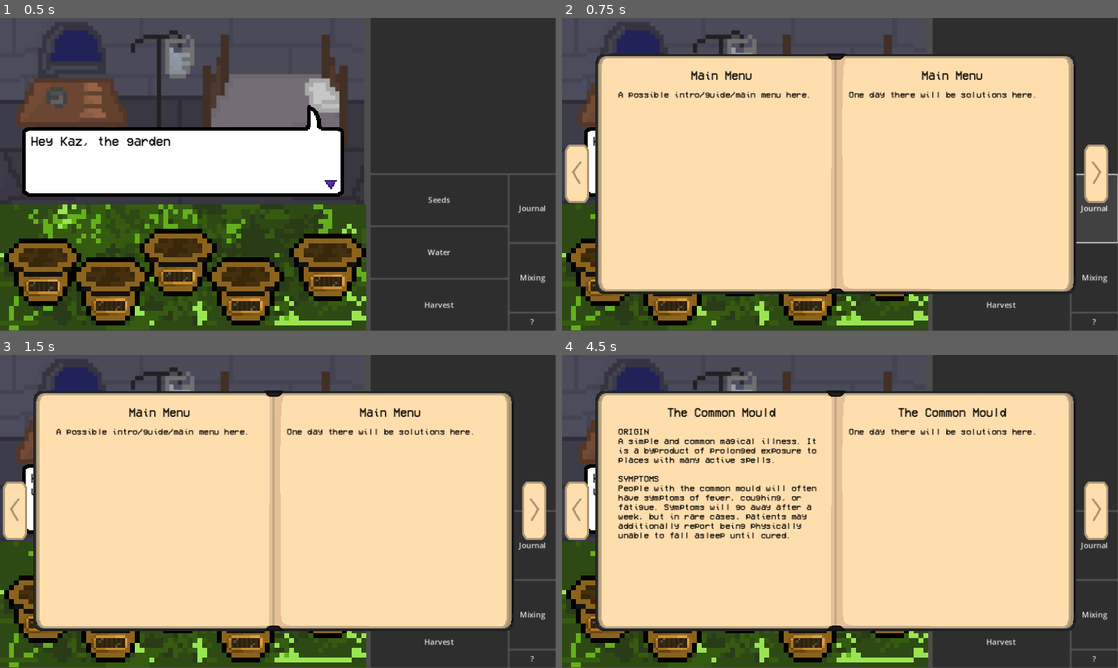
Above: before the commit, frames 1-4 (two rows, left to right).
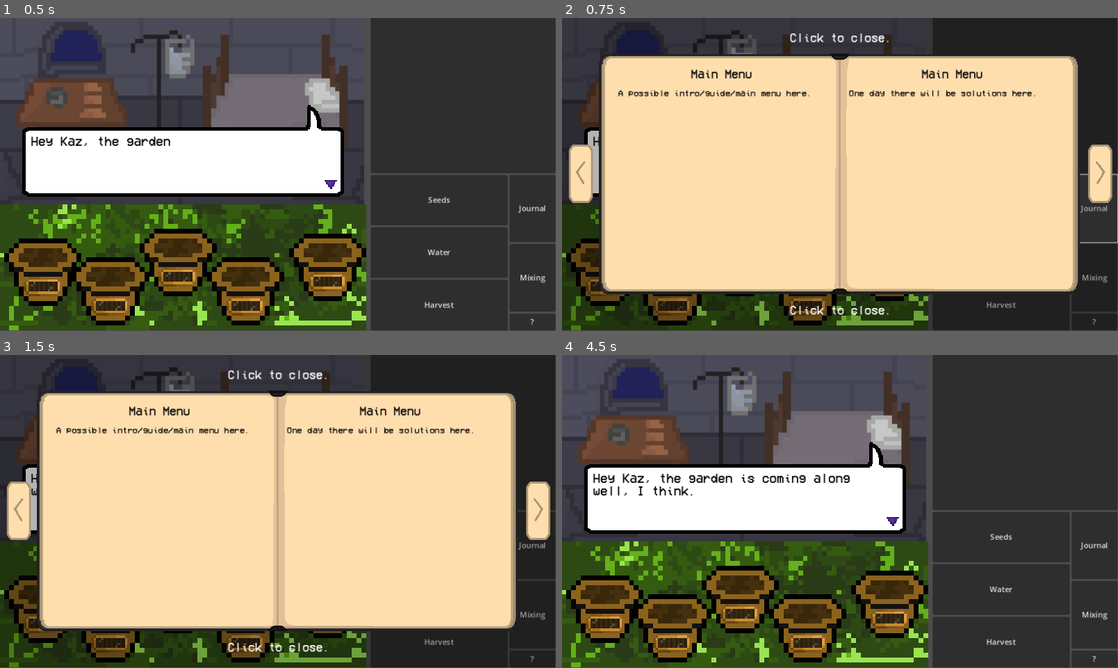
Above: after the commit, the same moments.

Repository: Chasmessian/Shadow-Alchemy
Game: Godot game, scene res://world.tscn
Two runs of this game, one before a commit and one after it. Both use one fixed random seed, a clock stepped at 60 frames per second and the inputs below.
Inputs:
- Up to frame 1 (0.5 s): no input
- Up to frame 2 (0.75 s): click "Journal" at 0.5 s
- Up to frame 3 (1.5 s): click "Left arrow" at 1.25 s
- Up to frame 4 (4.5 s): click "Right arrow" at 2 s; click "Seeds" at 2.75 s; click "Water" at 3.5 s; click "Harvest" at 4.25 s

Frame 1 is identical in both runs. In frame 2, 17% of the frame differs, in the area x 0-100%, y 0-100%; in frame 3, 16%; in frame 4, 67%, in the area x 0-99%, y 11-89%.

Commit message:
messed with Journal UI

Diff:
--- a/UI/JournalScene/Journal/journal.gd
+++ b/UI/JournalScene/Journal/journal.gd
@@ -2,11 +2,11 @@
 
 @onready var all_page_titles_left = PackedStringArray(['Main Menu', 'The Common Mould', "Ozyth's Luck", 'Curse of Echoe …(216 unchanged characters)…
 @onready var all_page_content_left = PackedStringArray([])
-@onready var current_title_left = $"JournalContainer/HBoxContainer/Left Page/Title"
-@onready var current_content_left = $"JournalContainer/HBoxContainer/Left Page/Label"
+@onready var current_title_left = $"JournalContainer/VBoxContainer/HBoxContainer/Left Page/Title"
+@onready var current_content_left = $"JournalContainer/VBoxContainer/HBoxContainer/Left Page/Label"
 @onready var all_page_content_right = PackedStringArray([])
-@onready var current_title_right = $"JournalContainer/HBoxContainer/Right Page/Title"
-@onready var current_content_right = $"JournalContainer/HBoxContainer/Right Page/Label"
+@onready var current_title_right = $"JournalContainer/VBoxContainer/HBoxContainer/Right Page/Title"
+@onready var current_content_right = $"JournalContainer/VBoxContainer/HBoxContainer/Right Page/Label"
 @onready var page_number = 0
 
 func _ready():
@@ -47,12 +47,16 @@
 			break
 
 func _on_left_arrow_pressed():
-	print("Journal: Left Arrow")
 	change_page(-1)
 
 func _on_right_arrow_pressed():
-	print("Journal: Right Arrow")
 	change_page(1)
+
+func _on_exit_journal_2_pressed():
+	World.instance.closeMenu()
+
+func _on_exit_journal_pressed():
+	World.instance.closeMenu()
 
 func change_page(amount): #Just for changing the page
 	page_number += amount
--- a/journal.tscn
+++ b/journal.tscn
@@ -1,13 +1,40 @@
-[gd_scene load_steps=6 format=3 uid="uid://bu5x53q1ggvdr"]
+[gd_scene load_steps=7 format=3 uid="uid://bu5x53q1ggvdr"]
 
 [ext_resource type="Texture2D" uid="uid://che6nifmou86t" path="res://UI/JournalScene/journal.png" id="1_3qhr3"]
 [ext_resource type="Script" path="res://UI/JournalScene/Journal/journal.gd" id="1_e0wjw"]
 [ext_resource type="Texture2D" uid="uid://cp24vf1dyuc5t" path="res://UI/JournalScene/arrow_left.png" id="2_2kd72"]
 [ext_resource type="FontFile" uid="uid://qxc36i5l7jjy" path="res://UI/JournalScene/VCR_OSD_MONO_1.001.ttf" id="2_c4v05"]
+[ext_resource type="Texture2D" uid="uid://65i5dlsuqf6q" path="res://UI/JournalScene/journal background.png" id="2_xsdpd"]
 [ext_resource type="Texture2D" uid="uid://bjp4rdgp6e5xu" path="res://UI/JournalScene/arrow_right.png" id="4_fmr4h"]
 
 [node name="Journal" type="Node2D"]
 script = ExtResource("1_e0wjw")
+
+[node name="Black Background" type="Sprite2D" parent="."]
+self_modulate = Color(1, 1, 1, 0.294118)
+position = Vector2(576.5, 324.5)
+scale = Vector2(0.842606, 0.842448)
+texture = ExtResource("2_xsdpd")
+
+[node name="Label" type="Label" parent="."]
+texture_filter = 2
+offset_left = 473.0
+offset_top = 30.0
+offset_right = 683.0
+offset_bottom = 53.0
+theme_override_fonts/font = ExtResource("2_c4v05")
+theme_override_font_sizes/font_size = 24
+text = "Click to close."
+
+[node name="Label2" type="Label" parent="."]
+texture_filter = 2
+offset_left = 473.0
+offset_top = 594.0
+offset_right = 683.0
+offset_bottom = 617.0
+theme_override_fonts/font = ExtResource("2_c4v05")
+theme_override_font_sizes/font_size = 24
+text = "Click to close."
 
 [node name="ImageContainer" type="MarginContainer" parent="."]
 offset_right = 1152.0
@@ -17,6 +44,7 @@
 layout_mode = 2
 size_flags_vertical = 4
 theme_override_constants/separation = 8
+alignment = 1
 
 [node name="Left Arrow Image" type="TextureRect" parent="ImageContainer/HBoxContainer"]
 texture_filter = 2
@@ -43,29 +71,42 @@
 expand_mode = 1
 stretch_mode = 2
 
+[node name="VBoxContainer" type="VBoxContainer" parent="ImageContainer"]
+layout_mode = 2
+
 [node name="JournalContainer" type="MarginContainer" parent="."]
-offset_top = 9.0
+offset_top = 2.0
 offset_right = 1152.0
-offset_bottom = 648.0
+offset_bottom = 651.0
 theme_override_constants/margin_left = 4
-theme_override_constants/margin_top = 72
+theme_override_constants/margin_top = 0
 theme_override_constants/margin_right = 4
-theme_override_constants/margin_bottom = 72
+theme_override_constants/margin_bottom = 0
 
-[node name="HBoxContainer" type="HBoxContainer" parent="JournalContainer"]
+[node name="VBoxContainer" type="VBoxContainer" parent="JournalContainer"]
+layout_mode = 2
+theme_override_constants/separation = 4
+
+[node name="Exit Journal" type="Button" parent="JournalContainer/VBoxContainer"]
+self_modulate = Color(1, 1, 1, 0)
+custom_minimum_size = Vector2(0, 72)
+layout_mode = 2
+text = "Well this is an exit button!"
+
+[node name="HBoxContainer" type="HBoxContainer" parent="JournalContainer/VBoxContainer"]
 layout_mode = 2
 theme_override_constants/separation = 24
 
-[node name="Left Arrow" type="Button" parent="JournalContainer/HBoxContainer"]
+[node name="Left Arrow" type="Button" parent="JournalContainer/VBoxContainer/HBoxContainer"]
 self_modulate = Color(1, 1, 1, 0)
 layout_mode = 2
 text = "Left arrow"
 
-[node name="Left Page" type="VBoxContainer" parent="JournalContainer/HBoxContainer"]
+[node name="Left Page" type="VBoxContainer" parent="JournalContainer/VBoxContainer/HBoxContainer"]
 layout_mode = 2
 theme_override_constants/separation = 10
 
-[node name="Title" type="Label" parent="JournalContainer/HBoxContainer/Left Page"]
+[node name="Title" type="Label" parent="JournalContainer/VBoxContainer/HBoxContainer/Left Page"]
 custom_minimum_size = Vector2(400, 50)
 layout_mode = 2
 theme_override_colors/font_color = Color(0, 0, 0, 1)
@@ -75,10 +116,10 @@
 horizontal_alignment = 1
 vertical_alignment = 2
 
-[node name="Separator" type="Control" parent="JournalContainer/HBoxContainer/Left Page"]
+[node name="Separator" type="Control" parent="JournalContainer/VBoxContainer/HBoxContainer/Left Page"]
 layout_mode = 2
 
-[node name="Label" type="Label" parent="JournalContainer/HBoxContainer/Left Page"]
+[node name="Label" type="Label" parent="JournalContainer/VBoxContainer/HBoxContainer/Left Page"]
 custom_minimum_size = Vector2(430, 420)
 layout_mode = 2
 theme_override_colors/font_color = Color(0, 0, 0, 1)
@@ -91,14 +132,14 @@
 Large amounts of text that aren't really saying anything at all, just kinda, being there, you know? Like when the text  …(272 unchanged characters)…
 autowrap_mode = 3
 
-[node name="Separator" type="Control" parent="JournalContainer/HBoxContainer"]
+[node name="Separator" type="Control" parent="JournalContainer/VBoxContainer/HBoxContainer"]
 layout_mode = 2
 
-[node name="Right Page" type="VBoxContainer" parent="JournalContainer/HBoxContainer"]
+[node name="Right Page" type="VBoxContainer" parent="JournalContainer/VBoxContainer/HBoxContainer"]
 layout_mode = 2
 theme_override_constants/separation = 10
 
-[node name="Title" type="Label" parent="JournalContainer/HBoxContainer/Right Page"]
+[node name="Title" type="Label" parent="JournalContainer/VBoxContainer/HBoxContainer/Right Page"]
 custom_minimum_size = Vector2(400, 50)
 layout_mode = 2
 theme_override_colors/font_color = Color(0, 0, 0, 1)
@@ -108,10 +149,10 @@
 horizontal_alignment = 1
 vertical_alignment = 2
 
-[node name="Separator" type="Control" parent="JournalContainer/HBoxContainer/Right Page"]
+[node name="Separator" type="Control" parent="JournalContainer/VBoxContainer/HBoxContainer/Right Page"]
 layout_mode = 2
 
-[node name="Label" type="Label" parent="JournalContainer/HBoxContainer/Right Page"]
+[node name="Label" type="Label" parent="JournalContainer/VBoxContainer/HBoxContainer/Right Page"]
 custom_minimum_size = Vector2(430, 420)
 layout_mode = 2
 theme_override_colors/font_color = Color(0, 0, 0, 1)
@@ -124,10 +165,18 @@
 Large amounts of text that aren't really saying anything at all, just kinda, being there, you know? Like when the text  …(272 unchanged characters)…
 autowrap_mode = 3
 
-[node name="Right Arrow" type="Button" parent="JournalContainer/HBoxContainer"]
+[node name="Right Arrow" type="Button" parent="JournalContainer/VBoxContainer/HBoxContainer"]
 self_modulate = Color(1, 1, 1, 0)
 layout_mode = 2
 text = "Right arrow"
 
-[connection signal="pressed" from="JournalContainer/HBoxContainer/Left Arrow" to="." method="_on_left_arrow_pressed"]
-[connection signal="pressed" from="JournalContainer/HBoxContainer/Right Arrow" to="." method="_on_right_arrow_pressed"]
+[node name="Exit Journal2" type="Button" parent="JournalContainer/VBoxContainer"]
+self_modulate = Color(1, 1, 1, 0)
+custom_minimum_size = Vector2(0, 72)
+layout_mode = 2
+text = "Well this is an exit button!"
+
+[connection signal="pressed" from="JournalContainer/VBoxContainer/Exit Journal" to="." method="_on_exit_journal_pressed"]
+[connection signal="pressed" from="JournalContainer/VBoxContainer/HBoxContainer/Left Arrow" to="." method="_on_left_arrow_pressed"]
+[connection signal="pressed" from="JournalContainer/VBoxContainer/HBoxContainer/Right Arrow" to="." method="_on_right_arrow_pressed"]
+[connection signal="pressed" from="JournalContainer/VBoxContainer/Exit Journal2" to="." method="_on_exit_journal_2_pressed"]
Binary file added: UI/JournalScene/journal background.png
Not shown, added: UI/JournalScene/journal background.png.import
